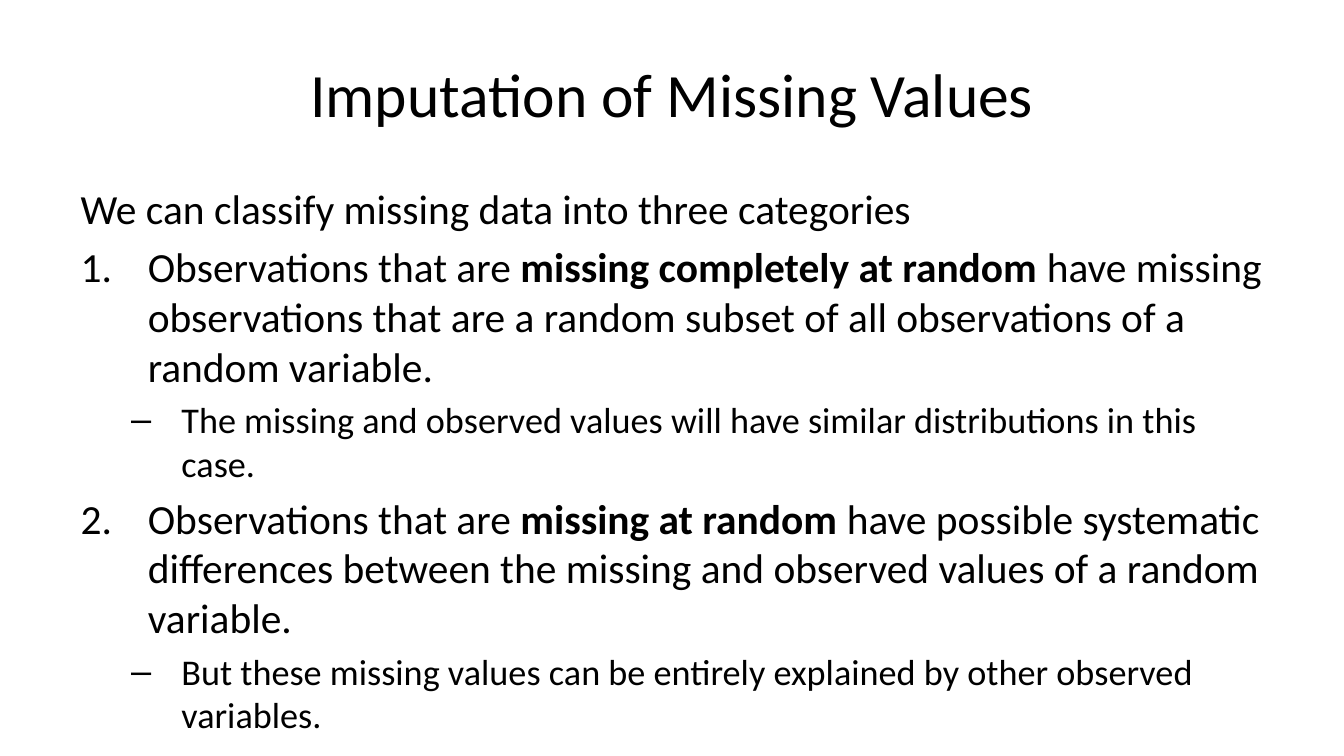
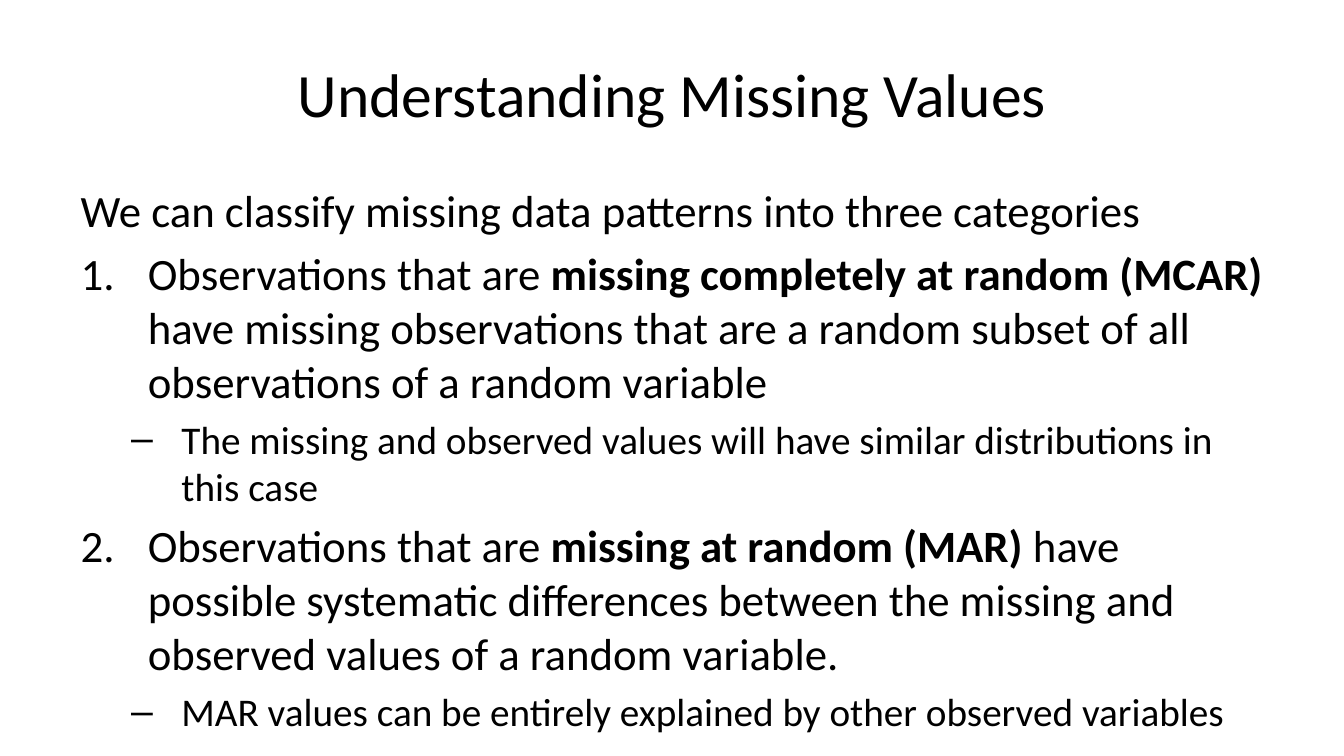
Before and after one commit to StephenElston/CSCI-E-83, a slide deck: slide 55 of LectureSlides/11_ModelsForMessyData.pptx (slide 56 before the commit). Drawn at 1344x756 pixels with LibreOffice and Linux fonts; fonts in the diff are those of the drawing. Boxes give left, top, right and bottom in pixels: in the first picture for what was removed or moved away, otherwise in the second. Text is boxed around its words. In the diff, an @@ line names an element or a change of style, - is before the commit and + after.

Commit message:
Added imputation slides

```diff
--- a/LectureSlides/11_ModelsForMessyData.pptx
+++ b/LectureSlides/11_ModelsForMessyData.pptx
@@ title at [298,74,1046,128]: text changed @@
-Imputation of Missing Values
+Understanding Missing Values
@@ text at [81,196,1262,733]: text changed; size 22.2 to 24 pt @@
-We can classify missing data into three categories
-1. Observations that are missing completely at random have missing observations that are a random subset of all observations of a random variable.
-  – The missing and observed values will have similar distributions in this case.
-2. Observations that are missing at random have possible systematic differences between the missing and observed values of a random variable.
-  – But these missing values can be entirely explained by other observed variables.
+We can classify missing data patterns into three categories
+1. Observations that are missing completely at random (MCAR) have missing observations that are a random subset of all observations of a random variable
+  – The missing and observed values will have similar distributions in this case
+2. Observations that are missing at random (MAR) have possible systematic differences between the missing and observed values of a random variable.
+  – MAR values can be entirely explained by other observed variables
```
Also in this commit, not shown: 3 other slides changed, 8 slides added, 1 slide removed.
